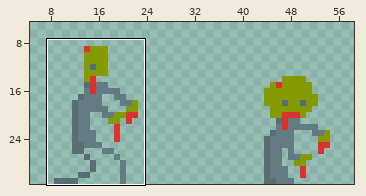
Two versions of one pixel-art sprite, Levels/Enemies/Zombie/Zombie.png. The first picture is a wide view before the edit; the outline marks the close-up.
Close-up. Old version:
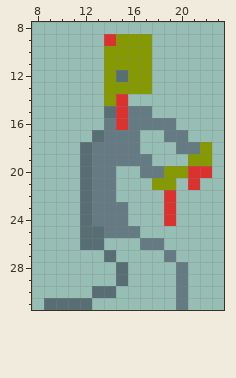
The file is 64x32 pixels. Shown: x 8..23, y 8..31. The wide view leaves out empty margins. The commit also changed other parts of the picture, which this record leaves out.
The same view after the edit:
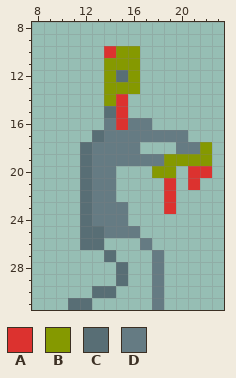
Palette (. is transparent): A #dc322f  B #859900  C #586e75  D #657b83
Difference:
{"y":9,"x":14,"old":"ABBB","new":"...."}
{"y":10,"x":14,"old":"B","new":"A"}
{"y":10,"x":17,"old":"B","new":"."}
{"y":11,"x":17,"old":"B","new":"."}
{"y":12,"x":17,"old":"B","new":"."}
{"y":13,"x":17,"old":"B","new":"."}
{"y":15,"x":16,"old":"DD","new":".."}
{"y":16,"x":18,"old":"DD","new":".."}
{"y":17,"x":17,"old":"..","new":"DD"}
{"y":19,"x":18,"old":"...","new":"DBB"}
{"y":20,"x":17,"old":"DD","new":".B"}
{"y":20,"x":20,"old":"B","new":"."}
{"y":21,"x":18,"old":"BB","new":".A"}
{"y":24,"x":19,"old":"A","new":"."}
{"y":26,"x":18,"old":"D","new":"."}
{"y":27,"x":18,"old":".D","new":"D."}
{"y":28,"x":18,"old":".","new":"D"}
{"y":28,"x":20,"old":"D","new":"."}
{"y":29,"x":18,"old":".","new":"D"}
{"y":29,"x":20,"old":"D","new":"."}
{"y":30,"x":18,"old":".","new":"D"}
{"y":30,"x":20,"old":"D","new":"."}
{"y":31,"x":9,"old":"CC","new":".."}
{"y":31,"x":18,"old":".","new":"D"}
{"y":31,"x":20,"old":"D","new":"."}
{"label":"changed","picture_box":[104,34,188,310]}
{"label":"erased","picture_box":[44,298,68,310]}
